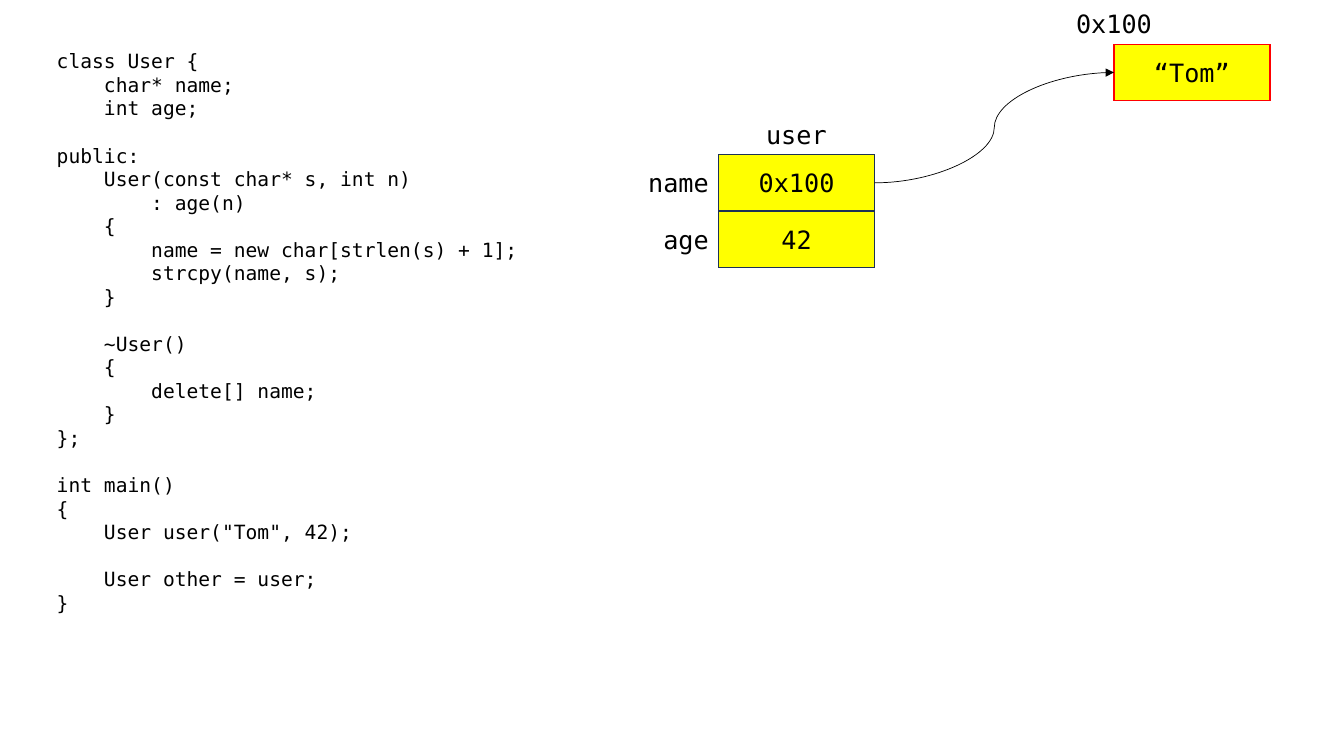
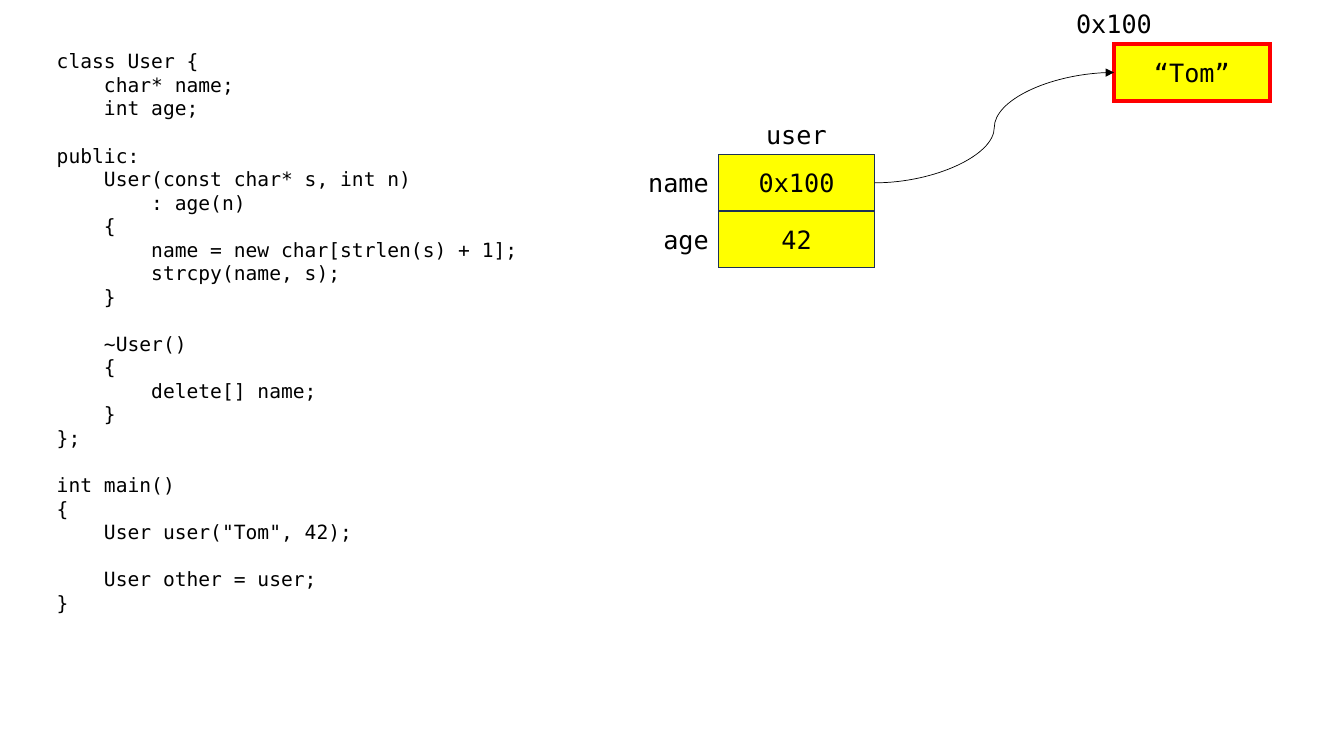
Before and after one commit to loopinf/cpp_230619, a slide deck: slide 11 of 230619.pptx. Drawn at 1344x756 pixels with LibreOffice and Linux fonts; fonts in the diff are those of the drawing. Boxes give left, top, right and bottom in pixels: in the first picture for what was removed or moved away, otherwise in the second. Text is boxed around its words. In the diff, an @@ line names an element or a change of style, - is before the commit and + after.

```diff
--- a/230619.pptx
+++ b/230619.pptx
@@ rectangle "“Tom”" at [1114, 44, 1270, 101]: outline #FF0000 1 pt to #FF0000 3 pt @@
```
Also in this commit, not shown: 3 other files.
